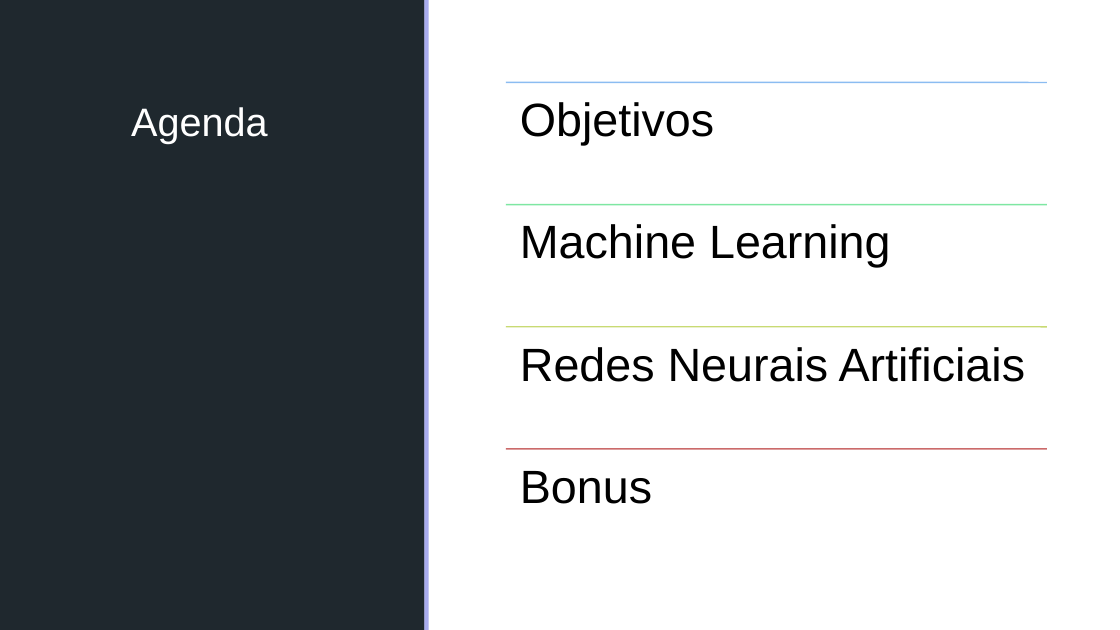
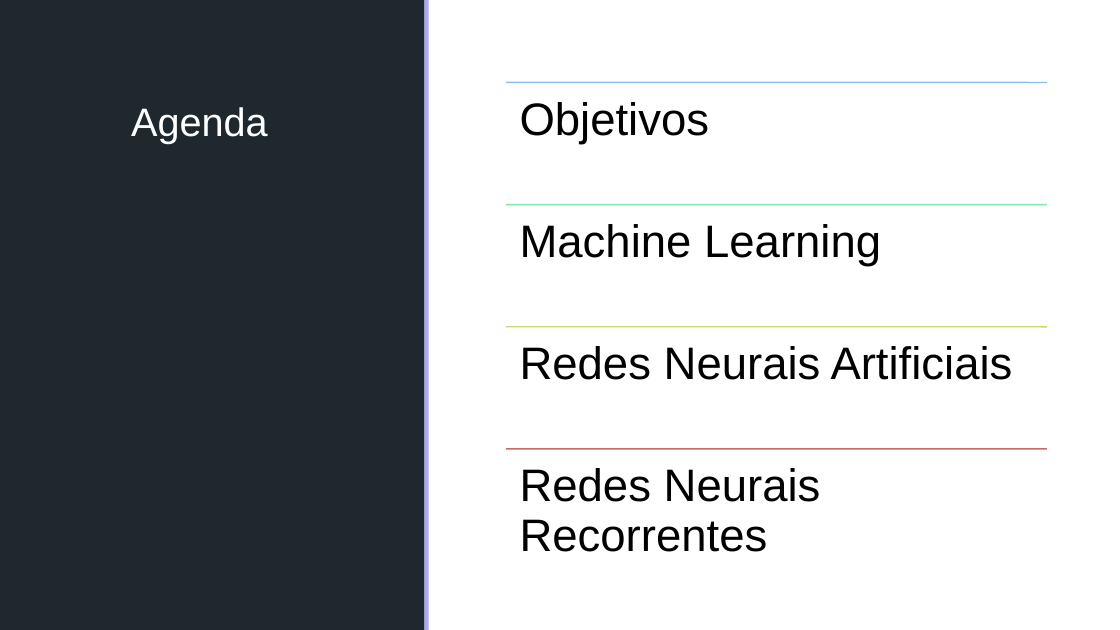
Before and after one commit to batestin1/coding_the_future_dio_prevendo_acoes_com_redes_neurais, a slide deck: slide 3 of materiais/redes_neurais_dio.pptx. Drawn at 1120x630 pixels with LibreOffice and Linux fonts; fonts in the diff are those of the drawing; background and template pictures are left out. Boxes give left, top, right and bottom in pixels: in the first picture for what was removed or moved away, otherwise in the second. Text is boxed around its words. In the diff, an @@ line names an element or a change of style, - is before the commit and + after.

```diff
--- a/materiais/redes_neurais_dio.pptx
+++ b/materiais/redes_neurais_dio.pptx
@@ size 40 to 39 pt in 3 elements at box(520, 102, 710, 144), box(520, 224, 881, 266), box(520, 346, 1013, 380) @@
@@ text at box(520, 468, 821, 552): text changed; size 40 to 39 pt @@
-Bonus
+Redes Neurais Recorrentes
```
Also in this commit, not shown: 2 other slides changed, 7 slides added, 4 slides removed.
